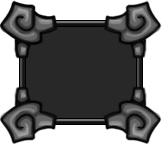
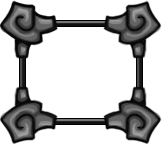
Revision of a layered 162 × 144 image; what changed, layer by layer:
hid "Rectangle 1" over [left=26, top=27, right=139, bottom=121]
